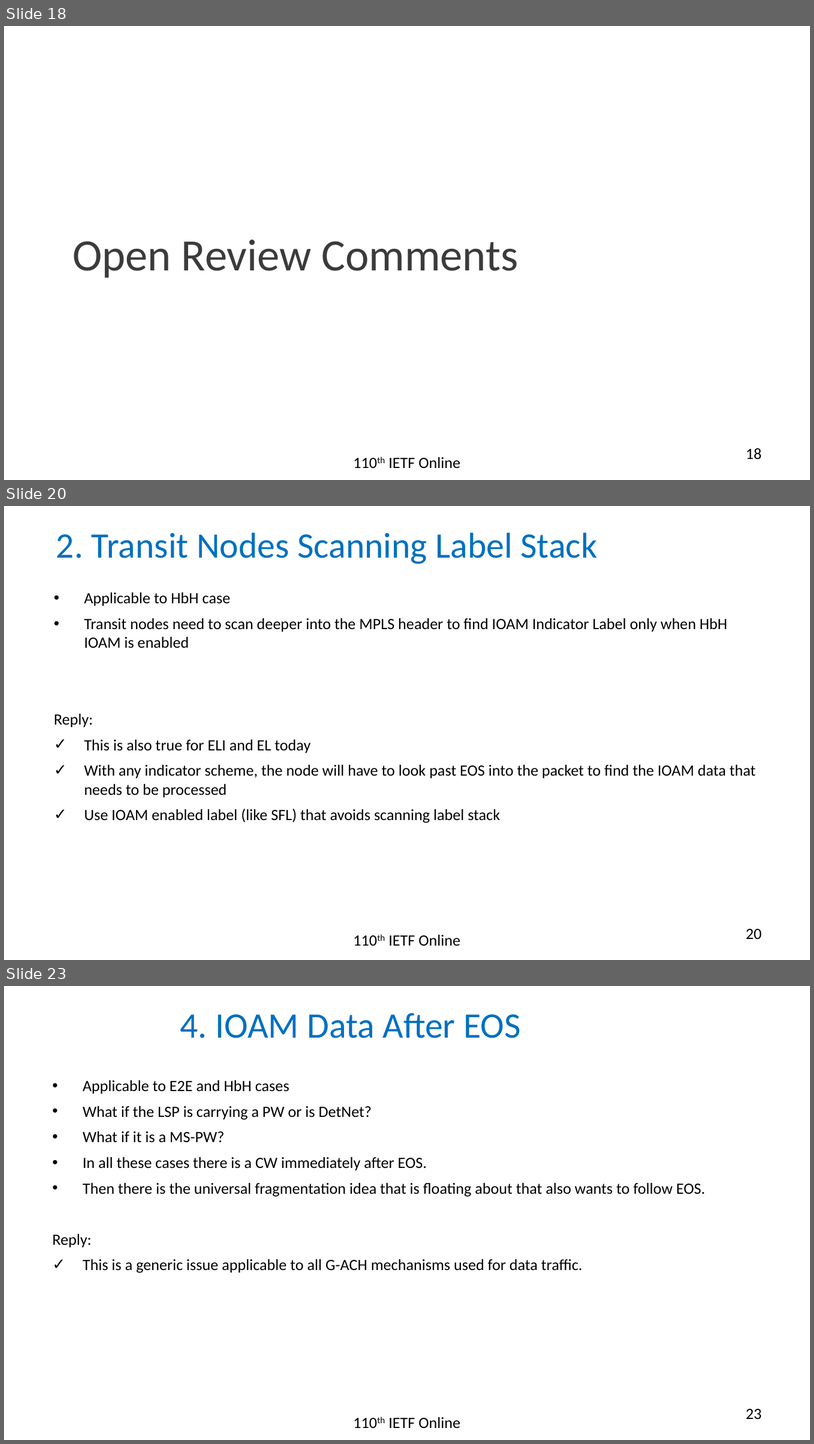
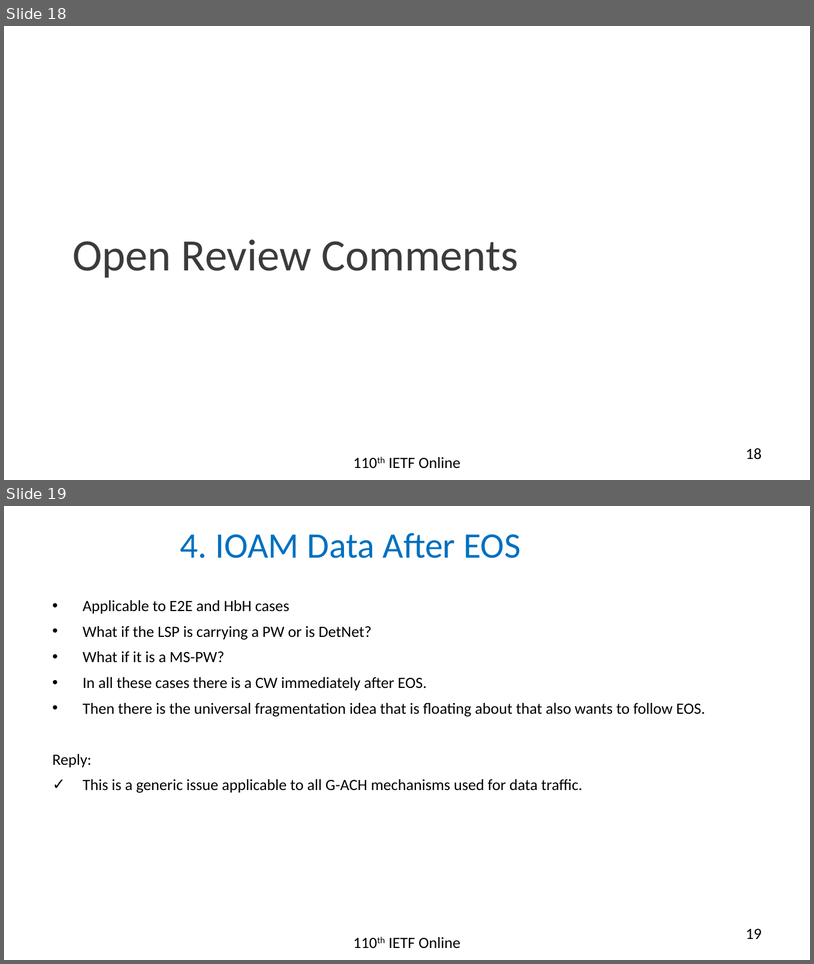
Before and after one commit to rakgandhi/ietf-slides, a slide deck: draft-gandhi-mpls-ioam-sr-05.pptx. Shown one above the other, each under a label of ours: slides 18, 20 and 23 before the commit, slides 18 and 19 after it; the slides between them are not shown. The pictures are 814x1444 and 814x964 pixels, drawn with LibreOffice and Linux fonts; fonts in the diff are those of the drawing. Boxes give left, top, right and bottom in pixels: in the first picture for what was removed or moved away, otherwise in the second. Text is boxed around its words. In the diff, an @@ line names an element or a change of style, - is before the commit and + after.

```diff
--- a/draft-gandhi-mpls-ioam-sr-05.pptx
+++ b/draft-gandhi-mpls-ioam-sr-05.pptx
@@ slide 20 removed at (4,506,810,960), background #FFFFFF @@
@@ title removed at (56,532,598,564) @@
-2. Transit Nodes Scanning Label Stack
@@ text removed at (54,592,756,823) @@
-• Applicable to HbH case
-• Transit nodes need to scan deeper into the MPLS header to find IOAM Indicator Label only when HbH IOAM is enabled
-Reply:
-✓ This is also true for ELI and EL today
-✓ With any indicator scheme, the node will have to look past EOS into the packet to find the IOAM data that needs to be processed
-✓ Use IOAM enabled label (like SFL) that avoids scanning label stack
@@ text removed at (389,934,461,945) @@
-110th IETF Online
@@ page number removed at (746,928,762,939) @@
-20
@@ what was slide 23 is now slide 19 @@
@@ page number at (746,928,762,939): text changed @@
-23
+19
```
Also in this commit, not shown: 6 slides changed, 3 other slides removed, 1 other file.
